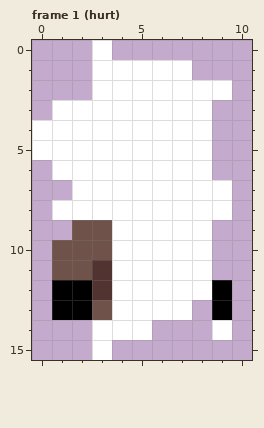
A pixel-art file gets an edit: assets/player.ase. That is the earlier state.
11x16 pixels, 16 frames. Shown: frame 1 (hurt). The commit also changed other frames, which this record leaves out.
Once edited:
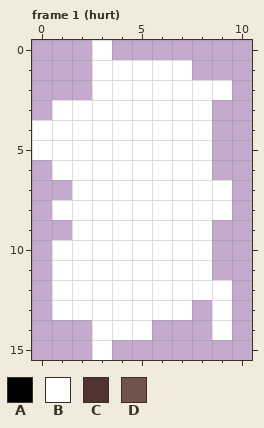
Palette (. is transparent): A #000000  B #ffffff  C #513432  D #6f5249
The exact change:
Changed rows in their new state; - is an unchanged pixel.
Frame 1 (hurt), layer "hands":
first column x 1:
 9 -BB------
10 BBB------
11 BBB------
12 BBB-----B
13 BBB-----B
